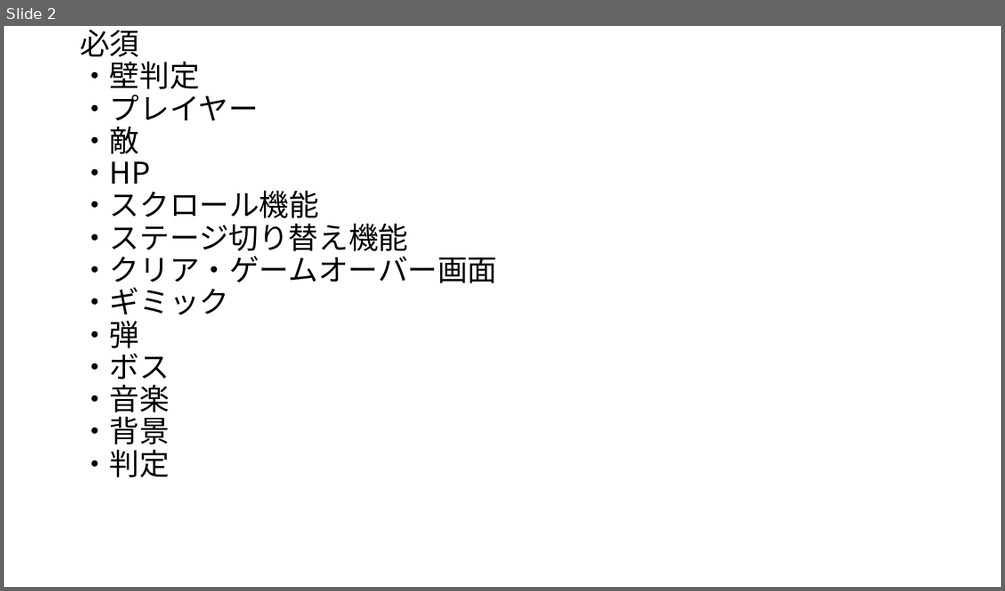
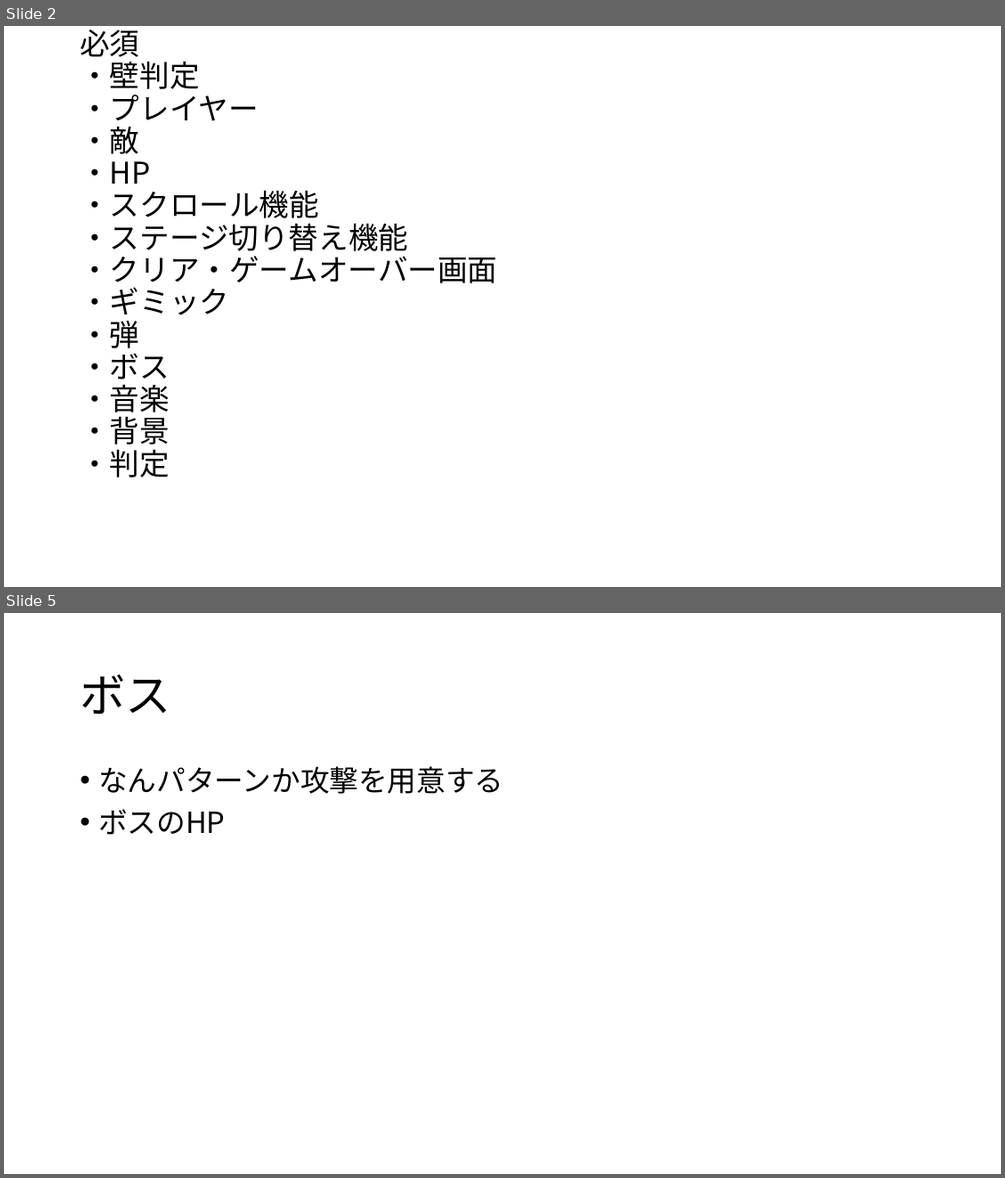
Before and after one commit to yutoge0712/Ripogekunn, a slide deck: シューティング.pptx. Shown one above the other, each under a label of ours: slide 2 before the commit, slides 2 and 5 after it; the slides between them are not shown. The pictures are 1005x591 and 1005x1178 pixels, drawn with LibreOffice and Linux fonts; fonts in the diff are those of the drawing. Boxes give left, top, right and bottom in pixels: in the first picture for what was removed or moved away, otherwise in the second. Text is boxed around its words. In the diff, an @@ line names an element or a change of style, - is before the commit and + after.

```diff
--- a/シューティング.pptx
+++ b/シューティング.pptx
@@ slide 5 added at box(4, 613, 1001, 1174), background #FFFFFF @@
@@ title added at box(80, 674, 171, 714), 44 pt, text #000000 @@
+ボス
@@ text added at box(98, 766, 503, 835), 28 pt, text #000000 @@
+• なんパターンか攻撃を用意する
+• ボスのHP
```
Also in this commit, not shown: 3 other slides added, 1 slide removed.
